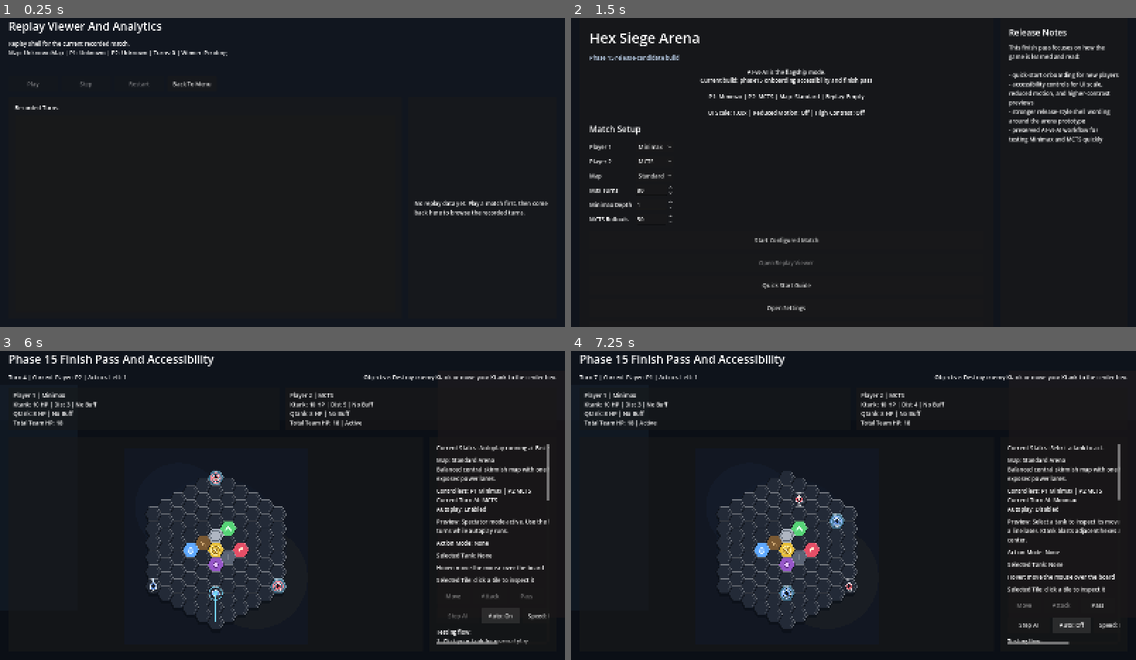
Above: before the commit, frames 1-4 (two rows, left to right).
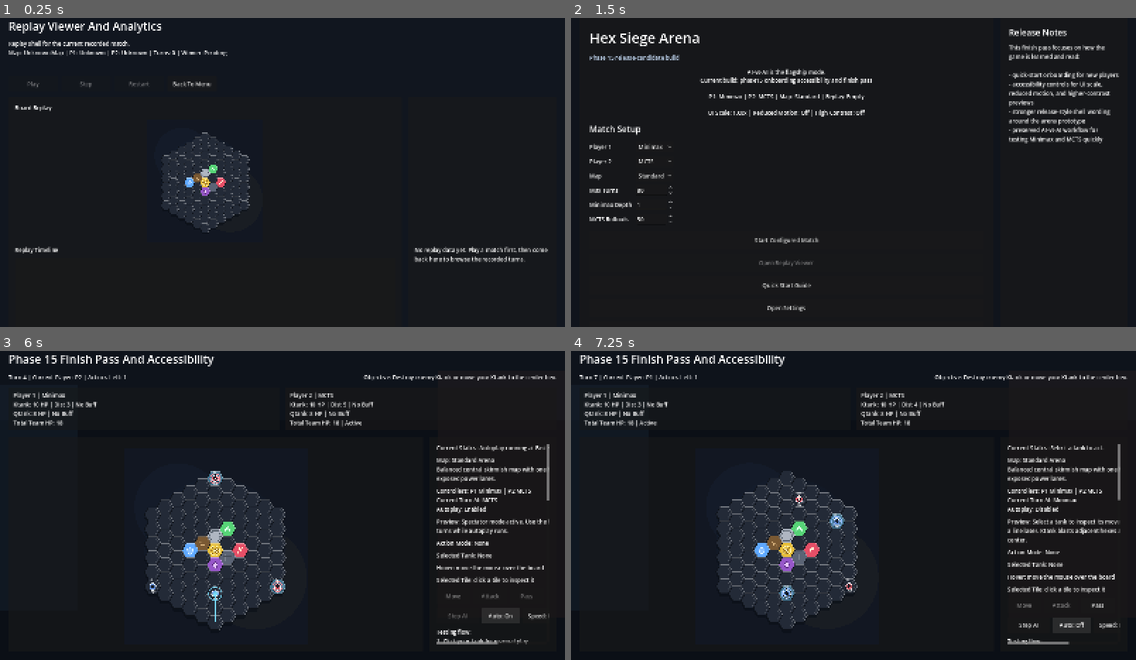
Above: after the commit, the same moments.

Repository: Arvi-Saleque/Hex-Siege-Arena
Game: Godot game, scene res://scenes/replay/replay_shell.tscn
Same seed, same stepped clock (60 frames per second), same inputs: the game is played once before the commit and once after it. This scene is started directly instead of the project's main scene. Sound files missing from this copy of the repository are replaced by a short silence.
Inputs (mouse positions are in pixels of both pictures, inside the frame that each line leads up to):
- Up to frame 1 (0.25 s): no input
- Up to frame 2 (1.5 s): tap Enter at 0.5 s; move the mouse to (977, 150) at 0.52 s; click (977, 150) at 0.67 s; click "Back To Menu" at 1.25 s
- Up to frame 3 (6 s): click "Quick Start Guide" at 2 s; click "Start Match" at 2.75 s; click "Speed: Normal" at 3.5 s; click "Pass" at 4.25 s; click "Step AI" at 5 s; click "Auto: Off" at 5.75 s
- Up to frame 4 (7.25 s): click "Auto: On" at 6.5 s

The runs differ from the first frame. In frame 1, 4.6% of the frame differs, in the area x 2-97%, y 28-79%; in frame 2, nothing differs; in frame 3, 2.0%; in frame 4, nothing differs.

Commit message:
replay: add board-state reconstruction viewer

Diff:
--- a/scripts/board/board_debug_view.gd
+++ b/scripts/board/board_debug_view.gd
@@ -33,6 +33,7 @@
 var selected_actor_id: String = ""
 var highlighted_keys: Dictionary = {}
 var current_action_mode: String = ""
+var interaction_enabled: bool = true
 var _pulse_time: float = 0.0
 var _beam_effects: Array[Dictionary] = []
 var _ring_effects: Array[Dictionary] = []
@@ -58,6 +59,8 @@
 
 
 func _input(event: InputEvent) -> void:
+	if not interaction_enabled:
+		return
 	if event is InputEventMouseMotion:
 		_update_hover(to_local(event.position))
 	elif event is InputEventMouseButton and event.pressed and event.button_index == MOUSE_BUTTON_LEFT:
@@ -215,6 +218,10 @@
 func set_action_mode(action_mode: String) -> void:
 	current_action_mode = action_mode
 	queue_redraw()
+
+
+func set_interaction_enabled(enabled: bool) -> void:
+	interaction_enabled = enabled
 
 
 func play_action_feedback(previous_state: GameState, current_state: GameState, action: ActionData, events: Array[GameEvent]) -> void:
--- a/scripts/board/board_state.gd
+++ b/scripts/board/board_state.gd
@@ -107,3 +107,31 @@
 	duplicate.map_description = map_description
 	duplicate.power_block_reveals = power_block_reveals.duplicate(true)
 	return duplicate
+
+
+func to_snapshot() -> Dictionary:
+	var cell_entries: Array[Dictionary] = []
+	for key: String in cells.keys():
+		cell_entries.append((cells[key] as CellData).to_snapshot())
+	return {
+		"rings": rings,
+		"map_id": map_id,
+		"map_display_name": map_display_name,
+		"map_description": map_description,
+		"power_block_reveals": power_block_reveals.duplicate(true),
+		"cells": cell_entries,
+	}
+
+
+static func from_snapshot(snapshot: Dictionary) -> BoardState:
+	var restored: BoardState = BoardState.new(int(snapshot.get("rings", DEFAULT_RINGS)))
+	restored.cells.clear()
+	restored.map_id = str(snapshot.get("map_id", "standard"))
+	restored.map_display_name = str(snapshot.get("map_display_name", "Standard Arena"))
+	restored.map_description = str(snapshot.get("map_description", ""))
+	restored.power_block_reveals = (snapshot.get("power_block_reveals", {}) as Dictionary).duplicate(true)
+	for cell_snapshot: Variant in snapshot.get("cells", []):
+		if cell_snapshot is Dictionary:
+			var restored_cell: CellData = CellData.from_snapshot(cell_snapshot)
+			restored.set_cell(restored_cell)
+	return restored
--- a/scripts/board/cell_data.gd
+++ b/scripts/board/cell_data.gd
@@ -49,6 +49,22 @@
 	return CellData.new(coord.clone(), cell_type, hp)
 
 
+func to_snapshot() -> Dictionary:
+	return {
+		"coord": coord.key(),
+		"type": cell_type,
+		"hp": hp,
+	}
+
+
+static func from_snapshot(snapshot: Dictionary) -> CellData:
+	return CellData.new(
+		HexCoord.from_key(str(snapshot.get("coord", "0,0"))),
+		int(snapshot.get("type", GameTypes.CellType.EMPTY)),
+		int(snapshot.get("hp", 0))
+	)
+
+
 func set_type(new_type: int) -> void:
 	cell_type = new_type
 	hp = get_default_hp_for_type(new_type)
--- a/scripts/core/game_state.gd
+++ b/scripts/core/game_state.gd
@@ -65,6 +65,44 @@
 	return duplicate
 
 
+func to_snapshot() -> Dictionary:
+	var tank_entries: Array[Dictionary] = []
+	for tank: TankData in get_all_tanks():
+		tank_entries.append(tank.to_snapshot())
+	return {
+		"board": board.to_snapshot(),
+		"map_id": board.map_id,
+		"current_player": current_player,
+		"winner": winner,
+		"game_over": game_over,
+		"turn_count": turn_count,
+		"actions_remaining_in_turn": actions_remaining_in_turn,
+		"max_turns": max_turns,
+		"repetition_counts": repetition_counts.duplicate(true),
+		"tanks": tank_entries,
+	}
+
+
+static func from_snapshot(snapshot: Dictionary) -> GameState:
+	var restored := GameState.new()
+	restored.board = BoardState.from_snapshot(snapshot.get("board", {}))
+	restored.map_preset = MapLibrary.get_preset(str(snapshot.get("map_id", restored.board.map_id)))
+	restored.tanks.clear()
+	for tank_snapshot: Variant in snapshot.get("tanks", []):
+		if tank_snapshot is Dictionary:
+			var restored_tank: TankData = TankData.from_snapshot(tank_snapshot)
+			restored.tanks[restored_tank.actor_id()] = restored_tank
+	restored.current_player = int(snapshot.get("current_player", 1))
+	restored.winner = int(snapshot.get("winner", 0))
+	restored.game_over = bool(snapshot.get("game_over", false))
+	restored.turn_count = int(snapshot.get("turn_count", 1))
+	restored.actions_remaining_in_turn = int(snapshot.get("actions_remaining_in_turn", 1))
+	restored.max_turns = int(snapshot.get("max_turns", 80))
+	restored.last_events = []
+	restored.repetition_counts = (snapshot.get("repetition_counts", {}) as Dictionary).duplicate(true)
+	return restored
+
+
 func get_tank(actor_id: String) -> TankData:
 	return tanks.get(actor_id)
 
--- a/scripts/ui/match_root.gd
+++ b/scripts/ui/match_root.gd
@@ -602,6 +602,7 @@
 		"map_name": _game_state.board.map_display_name,
 		"player_one_controller": _controller_label(AppState.current_match_config.player_one_ai.controller_type),
 		"player_two_controller": _controller_label(AppState.current_match_config.player_two_ai.controller_type),
+		"initial_state": _game_state.to_snapshot(),
 	}
 	call_deferred("_recenter_board_view")
 
@@ -722,6 +723,7 @@
 		"events": event_lines,
 		"event_data": event_data,
 		"state_hash": _game_state.get_state_hash(),
+		"state_snapshot": _game_state.to_snapshot(),
 	}
 	AppState.current_replay.add_turn(snapshot)
 
--- a/scripts/ui/replay_shell.gd
+++ b/scripts/ui/replay_shell.gd
@@ -9,6 +9,8 @@
 var _summary_label: Label
 var _analytics_label: Label
 var _detail_label: Label
+var _board_view: BoardDebugView
+var _board_holder: Control
 var _timer: Timer
 var _current_index: int = -1
 var _autoplay_enabled: bool = false
@@ -86,8 +88,23 @@
 	left_layout.add_theme_constant_override("separation", 10)
 	left_margin.add_child(left_layout)
 
+	var preview_title := Label.new()
+	preview_title.text = "Board Replay"
+	left_layout.add_child(preview_title)
+
+	_board_holder = Control.new()
+	_board_holder.custom_minimum_size = Vector2(0, 360)
+	_board_holder.size_flags_horizontal = Control.SIZE_EXPAND_FILL
+	_board_holder.clip_contents = true
+	_board_holder.resized.connect(_on_board_holder_resized)
+	left_layout.add_child(_board_holder)
+
+	_board_view = BoardDebugView.new()
+	_board_view.set_interaction_enabled(false)
+	_board_holder.add_child(_board_view)
+
 	var list_title := Label.new()
-	list_title.text = "Recorded Turns"
+	list_title.text = "Replay Timeline"
 	left_layout.add_child(list_title)
 
 	_turn_list = ItemList.new()
@@ -140,11 +157,7 @@
 	_analytics_label.text = ReplayAnalytics.format_summary_text(ReplayAnalytics.build_summary(replay))
 
 	_turn_list.clear()
-	for index in range(replay.turns.size()):
-		var turn_data: Dictionary = replay.turns[index]
-		_turn_list.add_item("T%d P%d %s" % [int(turn_data.get("turn", 0)), int(turn_data.get("player", 0)), str(turn_data.get("source", "Unknown"))])
-
-	if replay.turns.is_empty():
+	if replay.turns.is_empty() and not replay.metadata.has("initial_state"):
 		_detail_label.text = "No replay data yet. Play a match first, then come back here to browse the recorded turns."
 		_analytics_label.text = ""
 		_play_button.disabled = true
@@ -155,18 +168,31 @@
 	_play_button.disabled = false
 	_step_button.disabled = false
 	_restart_button.disabled = false
-	_select_index(clampi(_current_index, 0, replay.turns.size() - 1) if _current_index >= 0 else 0)
+	_turn_list.add_item("Start State")
+	for index in range(replay.turns.size()):
+		var turn_data: Dictionary = replay.turns[index]
+		_turn_list.add_item("T%d P%d %s" % [int(turn_data.get("turn", 0)), int(turn_data.get("player", 0)), str(turn_data.get("source", "Unknown"))])
+	_select_index(clampi(_current_index, 0, replay.turns.size()) if _current_index >= 0 else 0)
 
 
 func _select_index(index: int) -> void:
 	var replay: ReplayRecord = AppState.current_replay
-	if replay.turns.is_empty():
-		return
-	_current_index = clampi(index, 0, replay.turns.size() - 1)
+	if replay.turns.is_empty() and not replay.metadata.has("initial_state"):
+		return
+	_current_index = clampi(index, 0, replay.turns.size())
 	_turn_list.select(_current_index)
-	var turn_data: Dictionary = replay.turns[_current_index]
+	var timeline_position: String = "Replay Position: %d / %d" % [_current_index + 1, replay.turns.size() + 1]
+	if _current_index == 0:
+		_apply_replay_state(replay.metadata.get("initial_state", {}))
+		_detail_label.text = "%s\n\nStart State\nMap: %s\nInitial board setup before any actions are taken." % [
+			timeline_position,
+			str(replay.metadata.get("map_name", "Unknown Map")),
+		]
+		return
+
+	var turn_data: Dictionary = replay.turns[_current_index - 1]
 	var metrics: Dictionary = turn_data.get("metrics", {})
-	var timeline_position: String = "Replay Position: %d / %d" % [_current_index + 1, replay.turns.size()]
+	_apply_replay_state(turn_data.get("state_snapshot", {}))
 	_detail_label.text = "Turn %d | Player %d\nSource: %s\nSummary: %s\nScore: %.2f\nMetrics: %s\nState Hash: %s\n\nEvents:\n%s" % [
 		int(turn_data.get("turn", 0)),
 		int(turn_data.get("player", 0)),
@@ -210,7 +236,7 @@
 	_autoplay_enabled = false
 	_play_button.text = "Play"
 	_timer.stop()
-	_select_index(mini(_current_index + 1, AppState.current_replay.turns.size() - 1))
+	_select_index(mini(_current_index + 1, AppState.current_replay.turns.size()))
 
 
 func _on_restart_pressed() -> void:
@@ -224,7 +250,7 @@
 	if not _autoplay_enabled:
 		return
 	var next_index: int = _current_index + 1
-	if next_index >= AppState.current_replay.turns.size():
+	if next_index > AppState.current_replay.turns.size():
 		_autoplay_enabled = false
 		_play_button.text = "Play"
 		return
@@ -238,5 +264,35 @@
 	_timer.start()
 
 
+func _apply_replay_state(snapshot: Dictionary) -> void:
+	if _board_view == null or not (snapshot is Dictionary) or snapshot.is_empty():
+		return
+	var replay_state: GameState = GameState.from_snapshot(snapshot)
+	_board_view.clear_transient_effects()
+	_board_view.set_selected_actor("")
+	_board_view.set_action_mode("")
+	_board_view.set_highlighted_cells({})
+	_board_view.set_game_state(replay_state)
+	call_deferred("_recenter_board_view")
+
+
+func _on_board_holder_resized() -> void:
+	_recenter_board_view()
+
+
+func _recenter_board_view() -> void:
+	if _board_view == null or _board_holder == null:
+		return
+	var holder_size: Vector2 = _board_holder.size
+	if holder_size.x <= 0.0 or holder_size.y <= 0.0:
+		return
+	var visual_size: Vector2 = _board_view.get_board_visual_size()
+	var width_scale: float = holder_size.x / maxf(visual_size.x, 1.0)
+	var height_scale: float = holder_size.y / maxf(visual_size.y, 1.0)
+	var scale_factor: float = clampf(minf(width_scale, height_scale), 0.42, 0.92)
+	_board_view.scale = Vector2.ONE * scale_factor
+	_board_view.position = Vector2(holder_size.x * 0.5, holder_size.y * 0.53)
+
+
 func _on_back_pressed() -> void:
 	get_tree().change_scene_to_file(MENU_SCENE)
--- a/scripts/units/tank_data.gd
+++ b/scripts/units/tank_data.gd
@@ -36,6 +36,31 @@
 	duplicate.active_buff = active_buff
 	duplicate.shield_hits_remaining = shield_hits_remaining
 	return duplicate
+
+
+func to_snapshot() -> Dictionary:
+	return {
+		"tank_type": tank_type,
+		"position": position.key(),
+		"hp": hp,
+		"max_hp": max_hp,
+		"owner_id": owner_id,
+		"active_buff": active_buff,
+		"shield_hits_remaining": shield_hits_remaining,
+	}
+
+
+static func from_snapshot(snapshot: Dictionary) -> TankData:
+	var tank := TankData.new(
+		int(snapshot.get("tank_type", GameTypes.TankType.QTANK)),
+		HexCoord.from_key(str(snapshot.get("position", "0,0"))),
+		int(snapshot.get("hp", 0)),
+		int(snapshot.get("max_hp", 0)),
+		int(snapshot.get("owner_id", 1))
+	)
+	tank.active_buff = int(snapshot.get("active_buff", GameTypes.BuffType.NONE))
+	tank.shield_hits_remaining = int(snapshot.get("shield_hits_remaining", 0))
+	return tank
 
 
 func actor_id() -> String:
Not shown, changed: update.md
